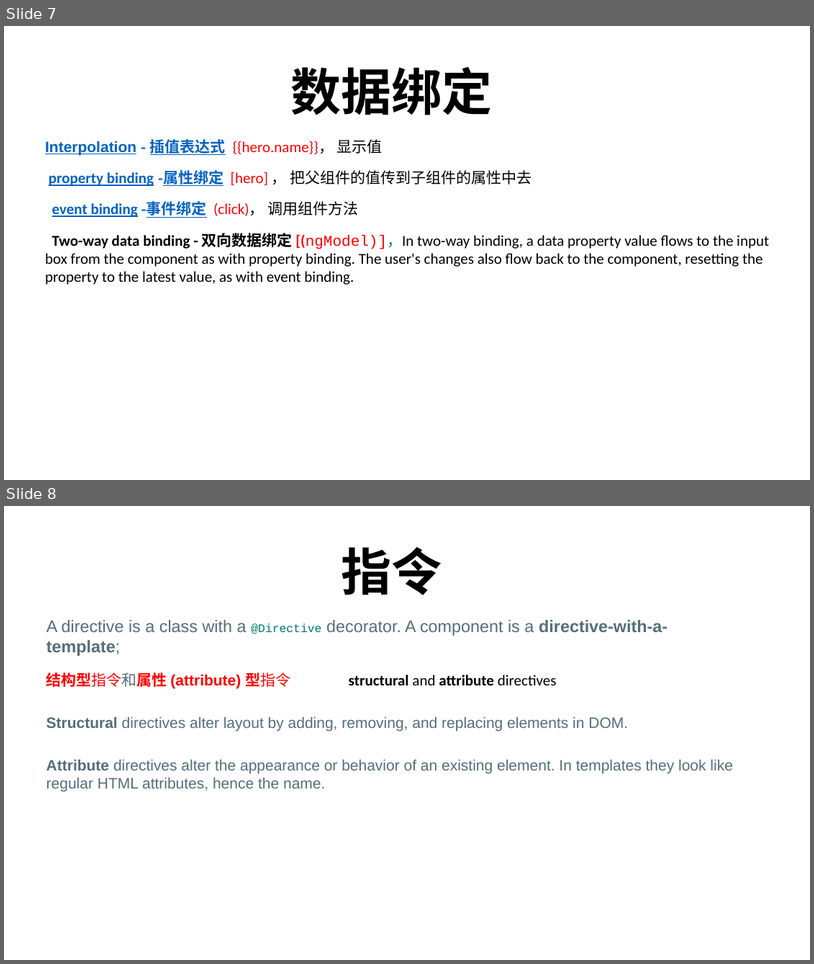
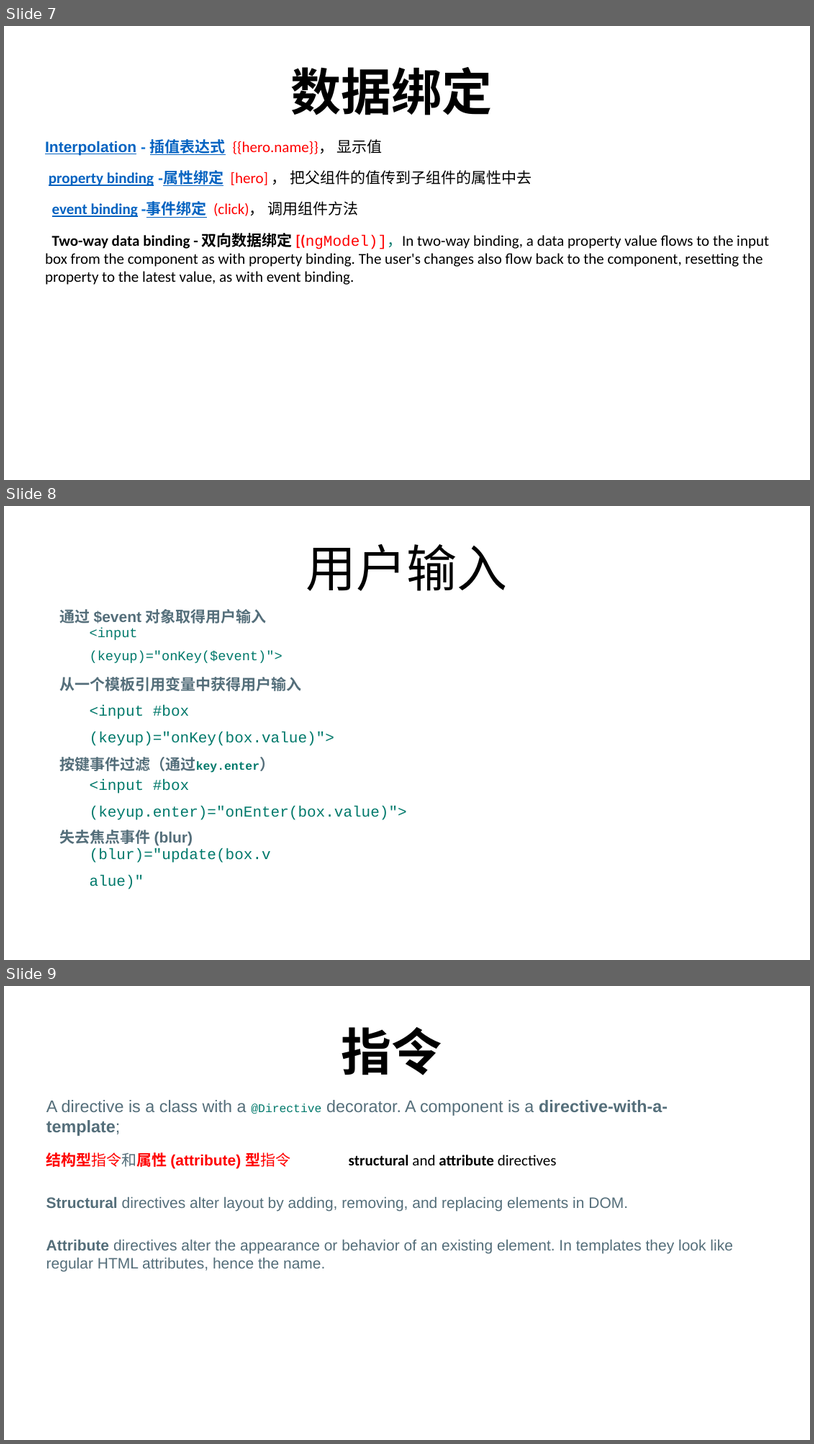
Before and after one commit to FredJiangFei/MyDocuments, a slide deck: Angular summary/Angular.pptx. Shown one above the other, each under a label of ours: slides 7 and 8 before the commit, slides 7, 8 and 9 after it. The pictures are 814x964 and 814x1444 pixels, drawn with LibreOffice and Linux fonts; fonts in the diff are those of the drawing. Boxes give left, top, right and bottom in pixels: in the first picture for what was removed or moved away, otherwise in the second. Text is boxed around its words. In the diff, an @@ line names an element or a change of style, - is before the commit and + after.

```diff
--- a/Angular summary/Angular.pptx
+++ b/Angular summary/Angular.pptx
@@ slide 8 added at bbox=[4, 506, 810, 960], background #FFFFFF @@
@@ title added at bbox=[306, 544, 508, 591], 60 pt, text #000000 @@
+用户输入
@@ text added at bbox=[60, 609, 267, 623], 18 pt, text #546E7A, bold @@
+通过 $event 对象取得用户输入
@@ rectangle added at bbox=[89, 633, 293, 656], fill #FFFFFF, 16 pt, text #00796B @@
+<input (keyup)="onKey($event)">
@@ text added at bbox=[60, 677, 302, 691], 18 pt, text #546E7A, bold @@
+从一个模板引用变量中获得用户输入
@@ rectangle added at bbox=[89, 710, 377, 739], fill #FFFFFF, 18 pt, text #00796B @@
+<input #box (keyup)="onKey(box.value)">
@@ text added at bbox=[60, 757, 260, 772], 18 pt, text #546E7A, bold @@
+按键事件过滤（通过key.enter）
@@ rectangle added at bbox=[89, 784, 426, 813], fill #FFFFFF, 18 pt, text #00796B @@
+<input #box (keyup.enter)="onEnter(box.value)">
@@ text added at bbox=[60, 829, 193, 845], 18 pt, text #546E7A, bold @@
+失去焦点事件 (blur)
@@ rectangle added at bbox=[89, 853, 272, 882], fill #FFFFFF, 18 pt, text #00796B @@
+(blur)="update(box.value)"
@@ what was slide 8 is now slide 9 @@
```
Also in this commit, not shown: 2 slides changed, 4 other slides added.
